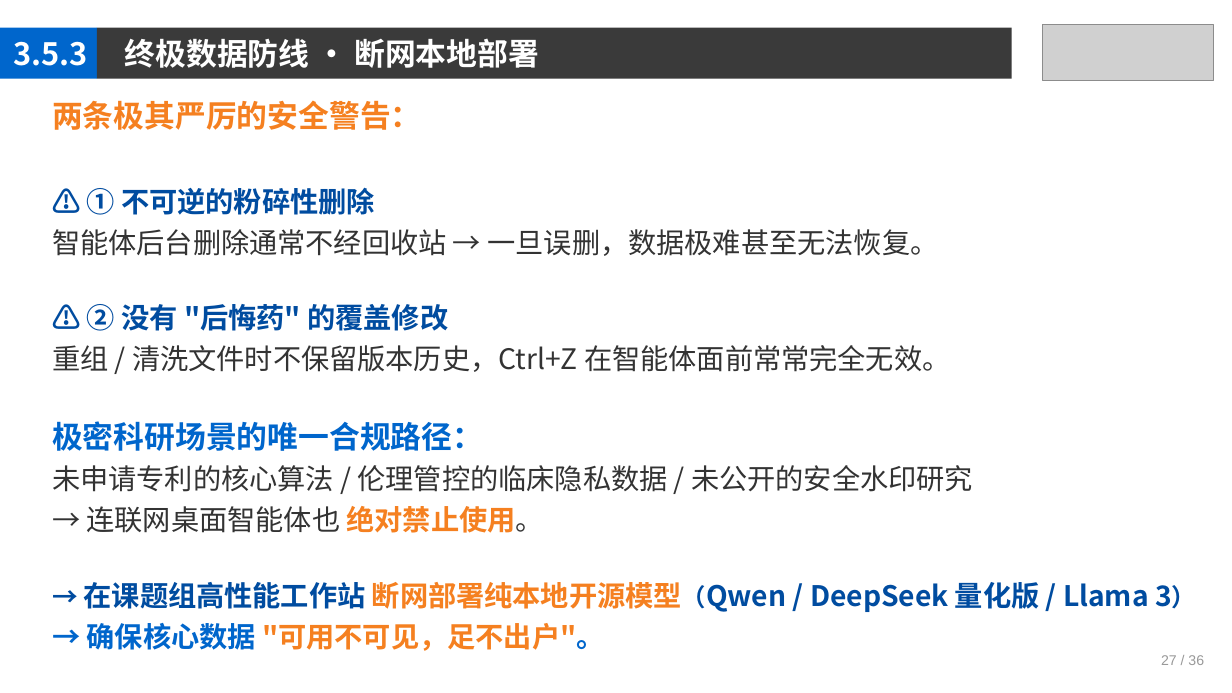
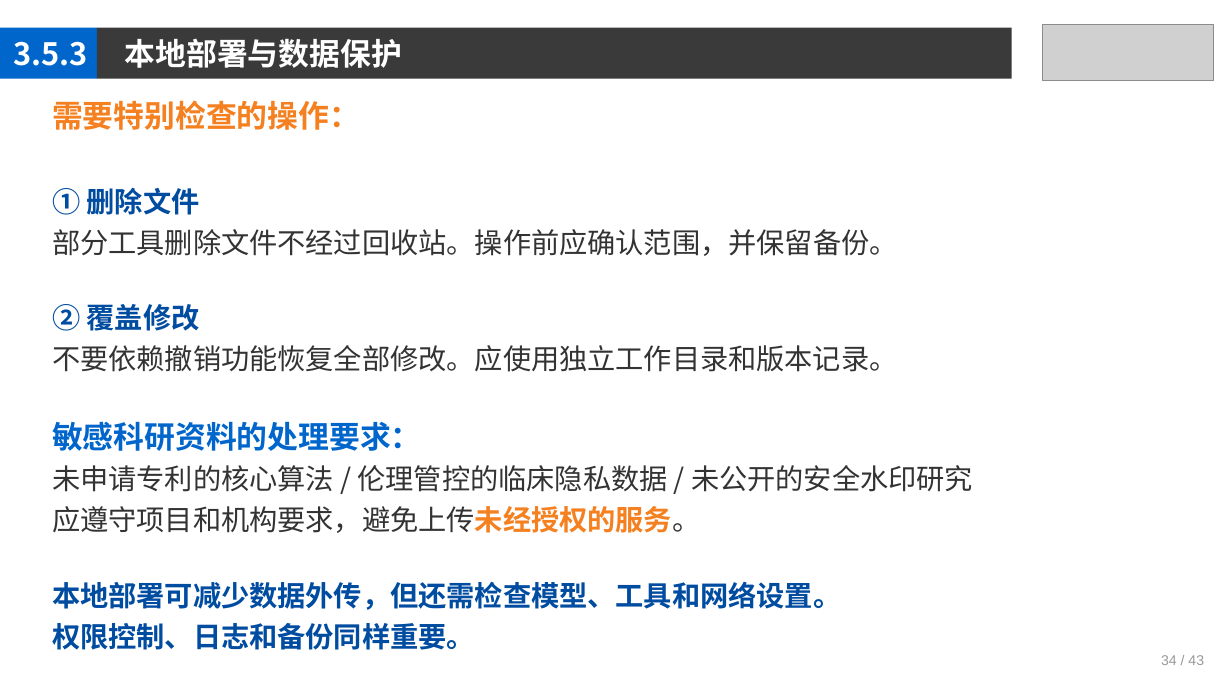
Before and after one commit to jpqiang/AIGC, a slide deck: slide 34 of 课件/第3章.pptx. Drawn at 1232x693 pixels with LibreOffice and Linux fonts; fonts in the diff are those of the drawing; grey boxes stand for pictures. Boxes give left, top, right and bottom in pixels: in the first picture for what was removed or moved away, otherwise in the second. Text is boxed around its words. In the diff, an @@ line names an element or a change of style, - is before the commit and + after.

```diff
--- a/课件/第3章.pptx
+++ b/课件/第3章.pptx
@@ text at <box>125,39,402,68</box>: text changed @@
-终极数据防线 · 断网本地部署
+本地部署与数据保护
@@ text at <box>52,100,897,451</box>: text changed @@
-两条极其严厉的安全警告：
-⚠ ① 不可逆的粉碎性删除
-智能体后台删除通常不经回收站 → 一旦误删，数据极难甚至无法恢复。
-⚠ ② 没有 "后悔药" 的覆盖修改
-重组 / 清洗文件时不保留版本历史，Ctrl+Z 在智能体面前常常完全无效。
-极密科研场景的唯一合规路径：
+需要特别检查的操作：
+① 删除文件
+部分工具删除文件不经过回收站。操作前应确认范围，并保留备份。
+② 覆盖修改
+不要依赖撤销功能恢复全部修改。应使用独立工作目录和版本记录。
+敏感科研资料的处理要求：
@@ text at <box>52,506,841,650</box>: text changed @@
-→ 连联网桌面智能体也 绝对禁止使用。
-→ 在课题组高性能工作站 断网部署纯本地开源模型（Qwen / DeepSeek 量化版 / Llama 3）
-→ 确保核心数据 "可用不可见，足不出户"。
+应遵守项目和机构要求，避免上传未经授权的服务。
+本地部署可减少数据外传，但还需检查模型、工具和网络设置。
+权限控制、日志和备份同样重要。
@@ text at <box>1161,655,1204,665</box>: text changed @@
-27 / 36
+34 / 43
```
Also in this commit, not shown: 40 other slides changed, 1 other file.
